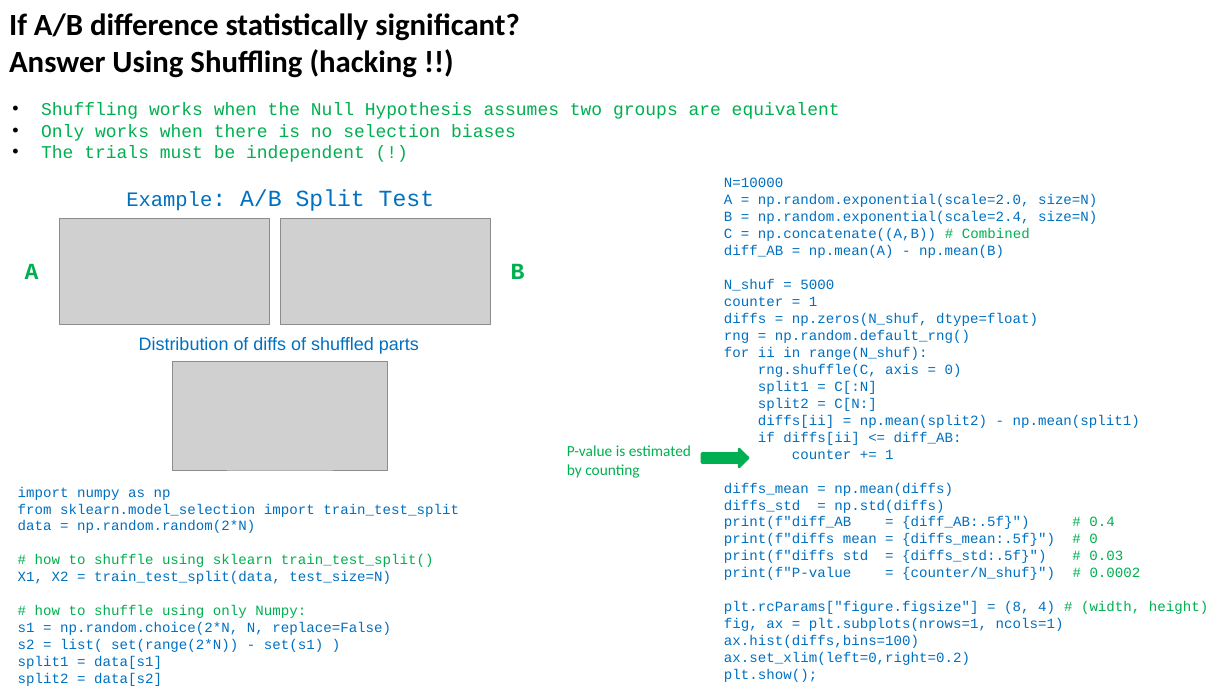
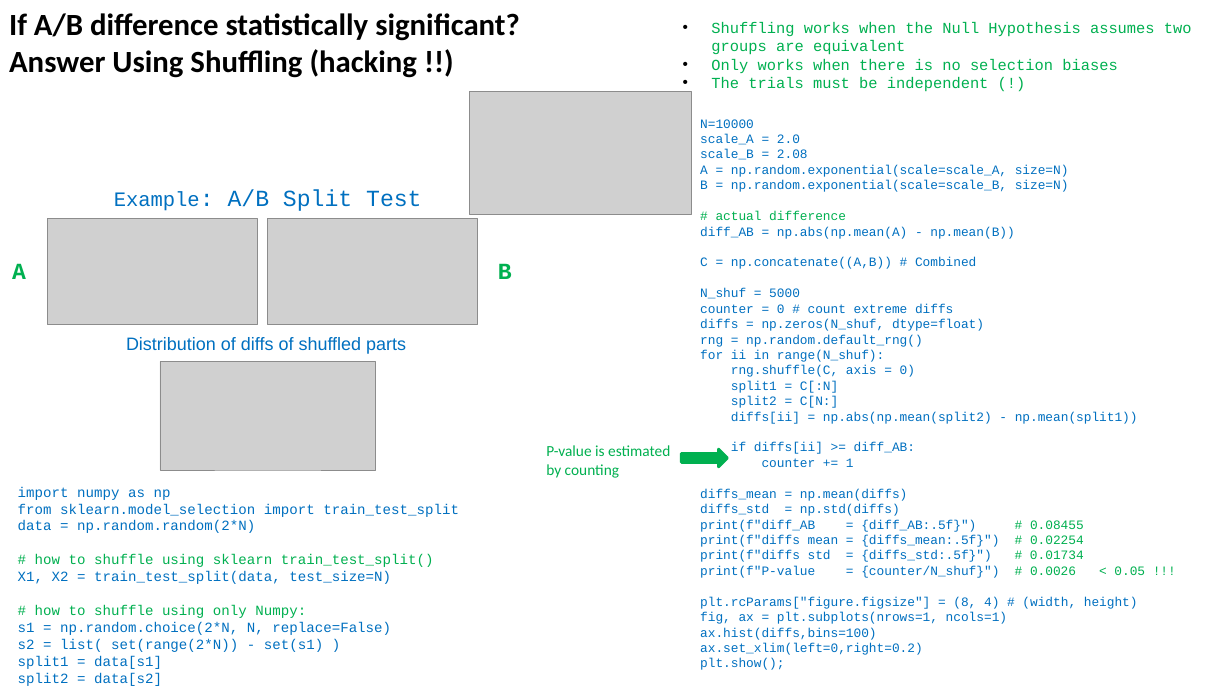
Before and after one commit to lselector/ml_ai_doc, a slide deck: slide 3 of statistics_16_for_hackers.pptx (slide 4 before the commit). Drawn at 1232x693 pixels with LibreOffice and Linux fonts; fonts in the diff are those of the drawing; grey boxes stand for pictures. Boxes give left, top, right and bottom in pixels: in the first picture for what was removed or moved away, otherwise in the second. Text is boxed around its words. In the diff, an @@ line names an element or a change of style, - is before the commit and + after.

```diff
--- a/statistics_16_for_hackers.pptx
+++ b/statistics_16_for_hackers.pptx
@@ text "Shuffling works when the Null ...": place and size @@
-text "Shuffling works when the Null ..." at [41,103,840,162]
+text "Shuffling works when the Null ..." at [711,22,1192,92]
@@ text "Shuffling works when the Null ..." at [711,22,1192,92]: size 14 to 12 pt @@
@@ picture added at [470,91,691,215] @@
@@ text "N=10000": place and size @@
-text "N=10000" at [724,177,1208,682]
+text "N=10000" at [700,119,1145,670]
@@ text at [700,119,1138,670]: size 11 to 10 pt in "N=10000", "C = np.concatenate((A,B)) # Combined", "N_shuf = 5000", "diffs = np.zeros(N_shuf, dtype=float)" and 13 more places; text colour #00B050 to #0070C0 in "# Combined", "# (width, height)" @@
@@ text at [700,134,1069,239]: text changed; size 11 to 10 pt @@
-A = np.random.exponential(scale=2.0, size=N)
-B = np.random.exponential(scale=2.4, size=N)
+scale_A = 2.0
+scale_B = 2.08
+A = np.random.exponential(scale=scale_A, size=N)
+B = np.random.exponential(scale=scale_B, size=N)
+# actual difference
+diff_AB = np.abs(np.mean(A) - np.mean(B))
@@ picture: place and size @@
-picture at [280,219,490,324]
+picture at [268,219,478,324]
@@ text at [724,245,1004,258]: paragraph removed @@
-diff_AB = np.mean(A) - np.mean(B)
@@ 4 texts, 2 pictures: place and size @@
-4 texts, 2 pictures at [25,189,525,470]
+4 texts, 2 pictures at [12,189,512,470]
@@ text at [700,303,953,313]: text changed; size 11 to 10 pt @@
-counter = 1
+counter = 0 # count extreme diffs
@@ text at [731,411,1138,454]: text changed; size 11 to 10 pt @@
-diffs[ii] = np.mean(split2) - np.mean(split1)
-if diffs[ii] <= diff_AB:
+diffs[ii] = np.abs(np.mean(split2) - np.mean(split1))
+if diffs[ii] >= diff_AB:
@@ text "P-value is estimated": place and size @@
-text "P-value is estimated" at [567,445,691,478]
+text "P-value is estimated" at [546,445,670,478]
@@ right arrow: place and size @@
-right arrow at [702,449,749,468]
+right arrow at [681,449,727,468]
@@ text at [700,519,1145,578]: text changed; size 11 to 10 pt @@
-print(f"diff_AB = {diff_AB:.5f}") # 0.4
-print(f"diffs mean = {diffs_mean:.5f}") # 0
-print(f"diffs std = {diffs_std:.5f}") # 0.03
-print(f"P-value = {counter/N_shuf}") # 0.0002
+print(f"diff_AB = {diff_AB:.5f}") # 0.08455
+print(f"diffs mean = {diffs_mean:.5f}") # 0.02254
+print(f"diffs std = {diffs_std:.5f}") # 0.01734
+print(f"P-value = {counter/N_shuf}") # 0.0026 < 0.05 !!!
```
Also in this commit, not shown: 1 other slide changed, 1 slide removed.
